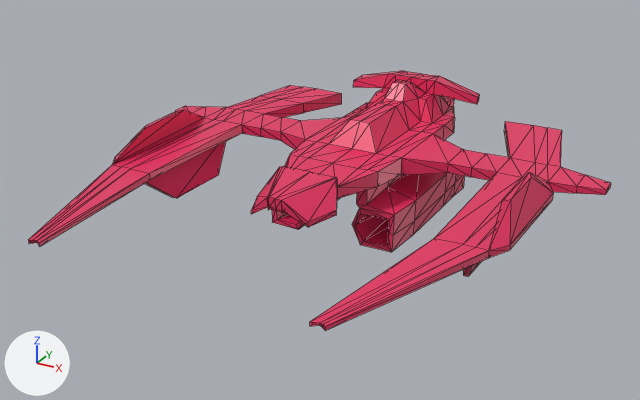
Two versions of the glTF model plane1.glb, one commit apart.
One viewpoint serves both versions: a camera (50 mm lens) standing at (11.38, -23.94, 9.69) and looking at (-0.3, -2.71, -0.93). Arrows for +X, +Y and +Z are at lower left; the lights stay in place. Mesh edges are drawn as thin lines. Where no turn or scale is listed for an object, it has been applied to the vertices. Vertices at the same position are counted once.
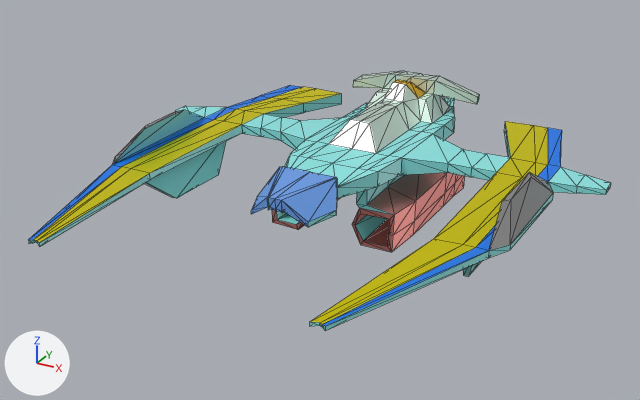
Patch to the scene script:
```diff
--- a/plane1.glb.py
+++ b/plane1.glb.py
@@ mat_material @@
 mat_material = principled_material('Material')
-mat_material.base_color = (0.8, 0.0277, 0.12)  # pink #e72e61
+mat_material.base_color = (0.266, 0.8, 0.791)  # cyan #8de7e6
 mat_material.roughness = 0.4
@@ mat_material6 @@
+mat_material6 = principled_material('Material6')
+mat_material6.base_color = (0.8, 0.459, 0.0)  # yellow #e7b400
@@ mat_material8 @@
+mat_material8 = principled_material('Material8')
+mat_material8.base_color = (0.142, 0.336, 0.8)  # blue #699de7
@@ mat_material2 @@
+mat_material2 = principled_material('Material2')
+mat_material2.base_color = (0.0, 0.18, 0.8)  # blue #0076e7
@@ mat_material1 @@
+mat_material1 = principled_material('Material1')
+mat_material1.base_color = (1.0, 0.904, 0.00312)  # yellow #fff40a
+mat_material1.metallic = 1.0
@@ mat_material7 @@
+mat_material7 = principled_material('Material7')
+mat_material7.base_color = (0.412, 0.412, 0.412)  # grey #acacac
+mat_material7.metallic = 0.8
@@ mat_material4 @@
+mat_material4 = principled_material('Material4')
+mat_material4.base_color = (0.849, 1.0, 0.916)  # white #edfff5
+mat_material4.metallic = 1.0
@@ mat_material5 @@
+mat_material5 = principled_material('Material5')
+mat_material5.base_color = (0.838, 0.315, 0.288)  # pink #ec9892
+mat_material5.metallic = 1.0
@@ me_cube @@
 me_cube.from_pydata(...)  # 462 vertices, 920 faces; spans x -7.4..7.4, y -10.2..5.7, z -2.2..1.5
 # used by ob_cube; location = (0.0, 0.0, 0.0)
+# me_cube part 1
+# 18 faces are deleted
+# 4 vertices move within x 0.0..0.2, y -5.7, z 0.0
+# 6 new faces join them, mat_material (cyan #8de7e6)
+# 12 new faces join them, mat_material8 (blue #699de7)
+# me_cube part 2: 36 faces spanning x -5.5..5.5, y -10.2..4.0, z 0.0..0.2 switch from mat_material (pink #e72e61) to mat_material1 (yellow #fff40a)
+# me_cube part 3: 18 faces spanning x -5.9..5.9, y -10.2..3.9, z 0.0..0.2 switch from mat_material (pink #e72e61) to mat_material2 (blue #0076e7)
+# me_cube part 4: 76 faces spanning x -2.4..2.2, y -1.2..4.4, z 0.2..1.5 switch from mat_material (pink #e72e61) to mat_material4 (white #edfff5)
+# me_cube part 5: 158 faces spanning x -2.3..2.2, y -2.5..3.1, z -2.2..-0.7 switch from mat_material (pink #e72e61) to mat_material5 (pink #ec9892)
+# me_cube part 6: 12 faces spanning x -0.6..0.6, y 2.2..3.1, z 1.0..1.5 switch from mat_material (pink #e72e61) to mat_material6 (yellow #e7b400)
+# me_cube part 7: 24 faces spanning x -6.3..6.2, y -5.4..-0.7, z -0.1..0.9 switch from mat_material (pink #e72e61) to mat_material7 (grey #acacac)
+# me_cube part 8: 32 faces spanning x -1.2..1.3, y -5.7..-3.8, z -0.4..0.4 switch from mat_material (pink #e72e61) to mat_material8 (blue #699de7)
```

Changed parts and their boxes (x1, y1, x2, y2) in the pictures (640 x 400 px; the box of a moved part takes in the faces that stretch with it):
'Cube', recoloured, surface changed
    both: (28, 71, 611, 331)
part 1 of me_cube, moved or reshaped
    both: (269, 199, 282, 212)
part 2 of me_cube, recoloured
    both: (33, 87, 548, 324)
part 3 of me_cube, recoloured
    both: (29, 85, 562, 326)
part 4 of me_cube, recoloured
    both: (329, 71, 479, 153)
part 5 of me_cube, recoloured
    both: (272, 173, 465, 252)
part 6 of me_cube, recoloured
    both: (393, 80, 425, 98)
part 7 of me_cube, recoloured
    both: (113, 110, 553, 250)
part 8 of me_cube, recoloured
    both: (251, 167, 337, 227)
